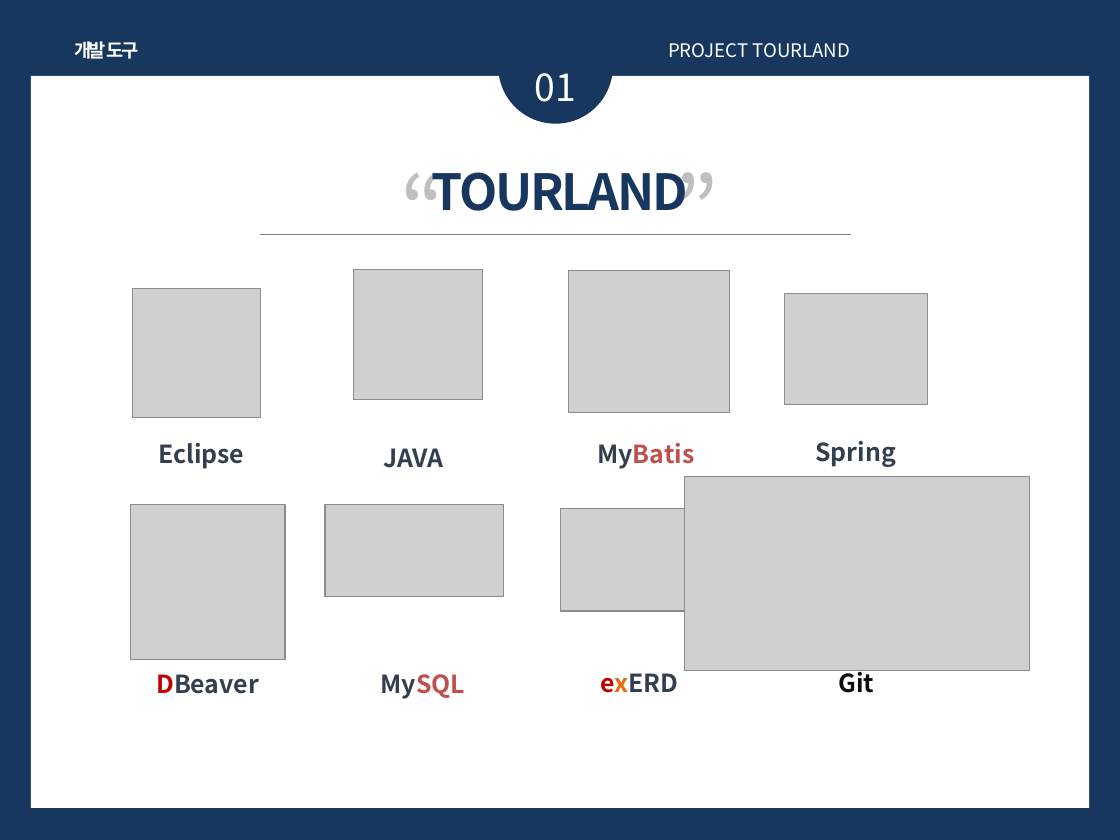
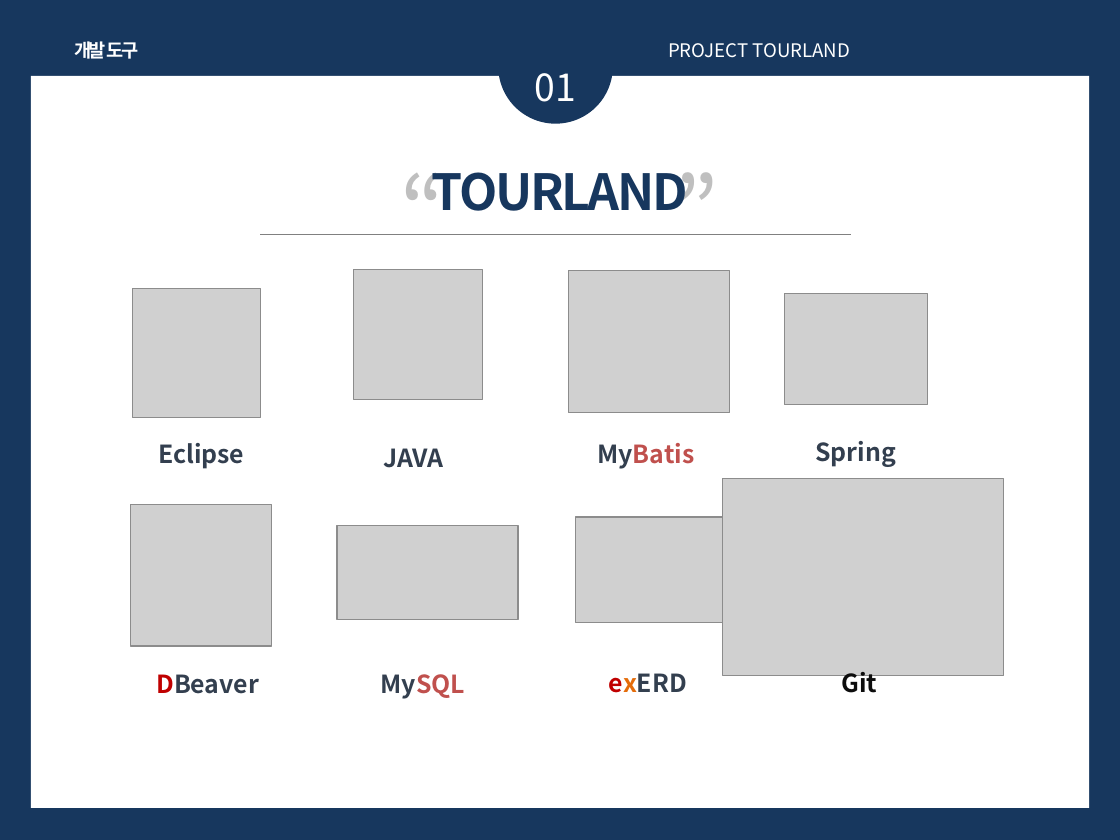
Before and after one commit to dlstjs8246/tourland, a slide deck: slide 5 of file/PPT.pptx. Drawn at 1120x840 pixels with LibreOffice and Linux fonts; fonts in the diff are those of the drawing; grey boxes stand for pictures. Boxes give left, top, right and bottom in pixels: in the first picture for what was removed or moved away, otherwise in the second. Text is boxed around its words. In the diff, an @@ line names an element or a change of style, - is before the commit and + after.

```diff
--- a/file/PPT.pptx
+++ b/file/PPT.pptx
@@ picture: place and size @@
-picture at (684, 476, 1029, 670)
+picture at (722, 478, 1004, 675)
@@ picture: place and size @@
-picture at (130, 505, 284, 660)
+picture at (130, 505, 271, 646)
@@ picture: place and size @@
-picture at (325, 505, 503, 597)
+picture at (337, 525, 519, 618)
@@ picture: place and size @@
-picture at (560, 508, 706, 612)
+picture at (576, 517, 728, 623)
@@ text removed at (194, 619, 323, 662) @@
-우클릭 그림바꾸기로
-그림바꿔주세요
@@ text added at (553, 619, 585, 623), 11 pt, text #FFFFFF @@
+클릭
@@ text "exERD": place and size @@
-text "exERD" at (600, 673, 678, 693)
+text "exERD" at (609, 673, 687, 693)
@@ text "Git": place and size @@
-text "Git" at (839, 670, 875, 693)
+text "Git" at (841, 672, 877, 698)
```
Also in this commit, not shown: 7 other slides changed.
